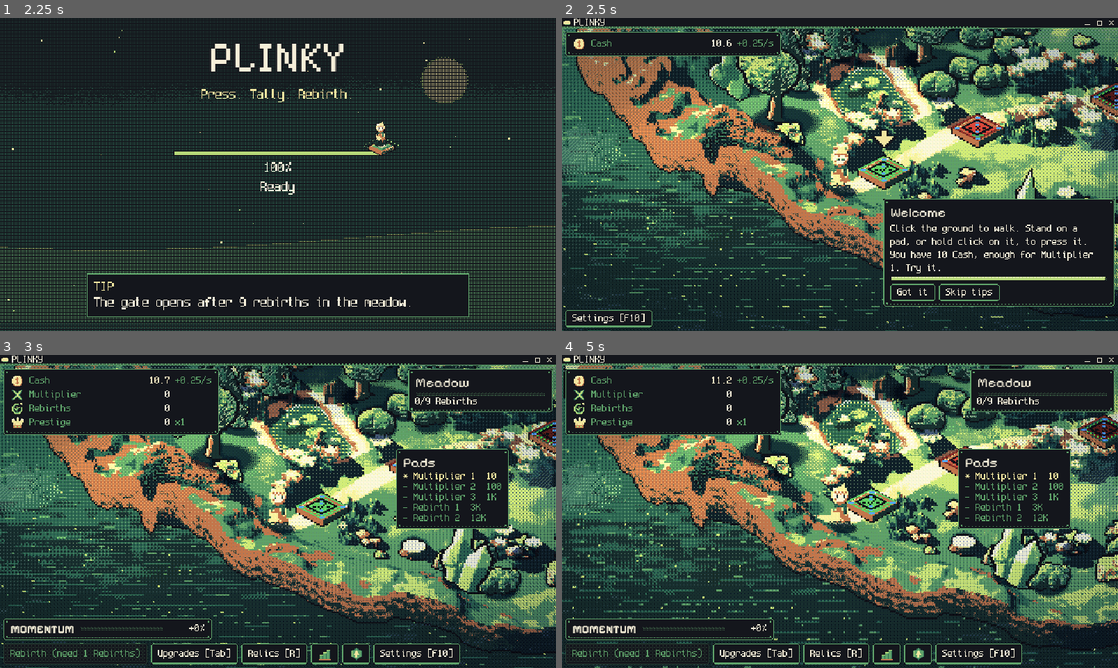
Above: before the commit, frames 1-4 (two rows, left to right).
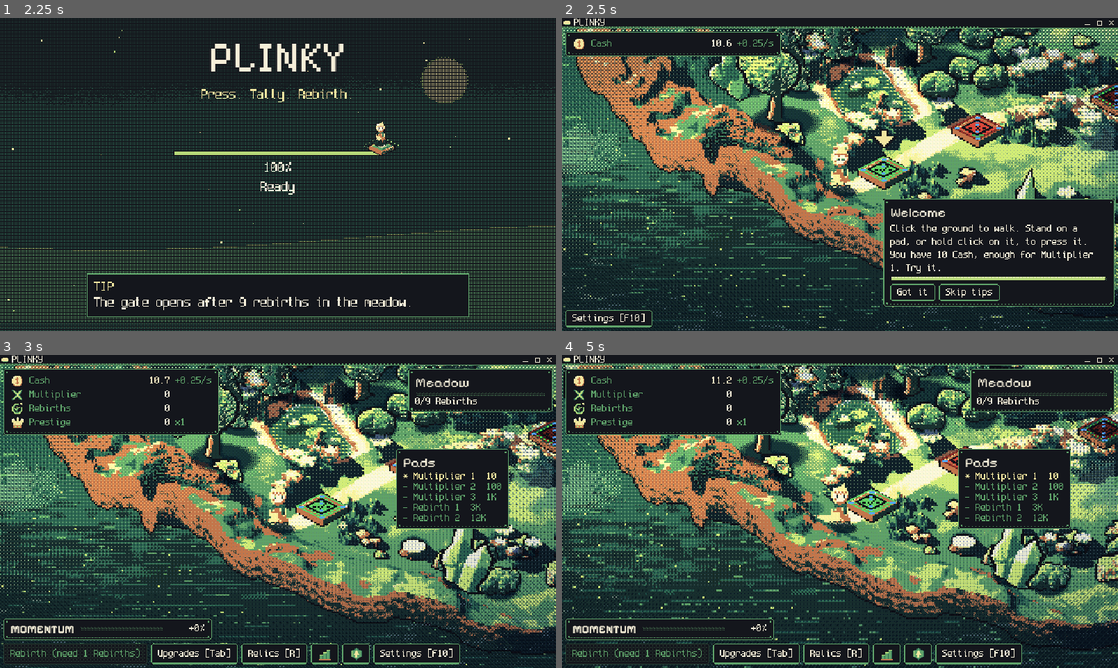
Above: after the commit, the same moments.

Repository: FreezingShock/Plinky
Game: Godot game, scene res://boot/boot.tscn
Same seed, same stepped clock (60 frames per second), same inputs: the game is played once before the commit and once after it.
Inputs (mouse positions are in pixels of both pictures, inside the frame that each line leads up to):
- Up to frame 1 (2.25 s): tap Enter (ui_accept) at 0.5, 0.77, 1.07 s; move the mouse to (400, 158) at 0.52 s; hold D 0.53-1.25 s; tap Space at 0.6 s; click (400, 158) at 0.67 s; drag from (166, 190) to (250, 237) at 1.27 s; move the mouse to (333, 105) at 2.02 s; hold D from 2.03 s (still down); tap 2 at 2.1 s
- Up to frame 2 (2.5 s): keep holding D
- Up to frame 3 (3 s): release D at 2.75 s; click "Skip tips" at 2.75 s
- Up to frame 4 (5 s): drag from (812, 574) to (673, 464) at 3.52 s; move the mouse to (1006, 558) at 4.27 s; hold A (plinky_left) from 4.28 s (still down); tap 1 at 4.35 s; tap Enter (ui_accept) at 4.52, 4.82 s

Frame 1 is identical in both runs. In frame 2, 11% of the frame differs, in the area x 0-100%, y 3-100%; in frame 3, 8.5%; in frame 4, 9.3%.

Commit message:
Pin vignette dither to the world; Larkmoor ground G-buffer and relight
Co-Authored-By: Claude Sonnet 5.5 <noreply@anthropic.com>
Claude-Session: https://claude.ai/code/session_01Pmx9dTS6r51kioaAYdxq1L

Diff:
--- a/render/shaders/vignette.gdshader
+++ b/render/shaders/vignette.gdshader
@@ -1,8 +1,10 @@
 shader_type canvas_item;
 render_mode blend_mul;
 // Frame-fixed vignette. Two dithered steps darken the corners; the rest of the frame is untouched.
-// Pattern is pinned to screen texels (this node is not in the camera's world), so it does not crawl when you pan.
+// The shape is frame-fixed; the dither pattern is pinned to world texels (w_origin, w_scale), so it scrolls with the ground.
 
+uniform vec2 w_origin = vec2(0.0);   // where the world origin sits in frame texels (set by ScreenLight)
+uniform float w_scale = 1.0;        // frame texels per world texel (camera zoom)
 uniform float strength = 0.35;    // 0 = off
 uniform vec3 tint : source_color = vec3(0.60, 0.68, 0.80);
 uniform vec3 deep : source_color = vec3(0.42, 0.50, 0.66);
@@ -23,7 +25,8 @@
 	vec2 q = (UV - vec2(0.5)) * vec2(2.0, 2.0);
 	float d = length(q * vec2(0.9, 1.15));
 	float v = smoothstep(0.62, 1.25, d) * strength;
-	float thr = bayer4(ivec2(floor(spos)));
+	// the dither is pinned to WORLD texels, so it moves with the ground; only the vignette shape stays on the screen
+	float thr = bayer4(ivec2(floor((spos - w_origin) / w_scale)));
 	vec3 m = vec3(1.0);
 	if (thr < v) {
 		m = (thr < v * 0.4) ? deep : tint;
--- a/tests/test_relight.gd
+++ b/tests/test_relight.gd
@@ -21,11 +21,12 @@
 				wrong_size += 1
 		t.eq(missing, 0, "%s: every sprite has relight data" % dir)
 		t.eq(wrong_size, 0, "%s: relight data matches its sprite size" % dir)
-	var g: Image = Image.load_from_file("res://assets/art/zone1/meadow3d/ground.png")
-	var gn: Image = Image.load_from_file("res://assets/art/zone1/meadow3d/ground_n.png")
-	var gh: Image = Image.load_from_file("res://assets/art/zone1/meadow3d/ground_h.png")
-	t.ok(g != null and gn != null and gh != null and g.get_size() == gn.get_size() and g.get_size() == gh.get_size(),
-			"ground G-buffer (normal and height) matches the ground art size")
+	for dir2: String in SCENES:
+		var g: Image = Image.load_from_file(dir2 + "ground.png")
+		var gn: Image = Image.load_from_file(dir2 + "ground_n.png")
+		var gh: Image = Image.load_from_file(dir2 + "ground_h.png")
+		t.ok(g != null and gn != null and gh != null and g.get_size() == gn.get_size() and g.get_size() == gh.get_size(),
+				"%s: ground G-buffer (normal and height) matches the ground art size" % dir2)
 	var inc: String = FileAccess.get_file_as_string("res://render/shaders/prop_ramps.gdshaderinc")
 	var pal: PackedColorArray = Palettes.colors(Palettes.MEADOW)
 	var first: Color = pal[0]
--- a/world/larkmoor_scene.gd
+++ b/world/larkmoor_scene.gd
@@ -82,6 +82,7 @@
 	_sky.area = world_rect.grow(10.0)
 	_sky.shadows = _shadows
 	_sky.ground_texture = _ground.texture
+	_ground.material = _sky.ground_material(load(DIR + "ground_n.png") as Texture2D, load(DIR + "ground_h.png") as Texture2D)
 	_place_atmosphere()
 	add_child(_sky)
 	_add_lights()
--- a/world/screen_light.gd
+++ b/world/screen_light.gd
@@ -9,6 +9,9 @@
 var _rect: ColorRect
 var _mat: ShaderMaterial
 var _host: Control
+## A node that sits at the world origin (SkyCycle). The vignette's dither is pinned to the world through its transform,
+## so the dots scroll and scale with the ground instead of staying fixed to the screen.
+var world_ref: Node2D
 
 
 func _ready() -> void:
@@ -25,6 +28,12 @@
 
 func _process(_delta: float) -> void:
 	_fit()
+	if world_ref != null and is_instance_valid(world_ref):
+		var xf: Transform2D = world_ref.get_global_transform_with_canvas()
+		var sc: float = maxf(xf.x.length(), 0.001)
+		# snap to whole texels so the pattern steps with the camera and never shimmers
+		_mat.set_shader_parameter("w_origin", Vector2(roundf(xf.origin.x), roundf(xf.origin.y)))
+		_mat.set_shader_parameter("w_scale", sc)
 
 
 func set_strength(s: float) -> void:
--- a/world/sky_cycle.gd
+++ b/world/sky_cycle.gd
@@ -129,6 +129,7 @@
 	rim_material.set_shader_parameter("enabled", 0.0)
 	_screen = ScreenLight.new()
 	_screen.name = "ScreenLight"
+	_screen.world_ref = self
 	var host: Node = _find_host()
 	if host != null:
 		host.add_child.call_deferred(_screen)
Binary file added: assets/art/zone1b/larkmoor/ground_h.png
Binary file added: assets/art/zone1b/larkmoor/ground_n.png
Not shown, changed: docs/decisions.md
